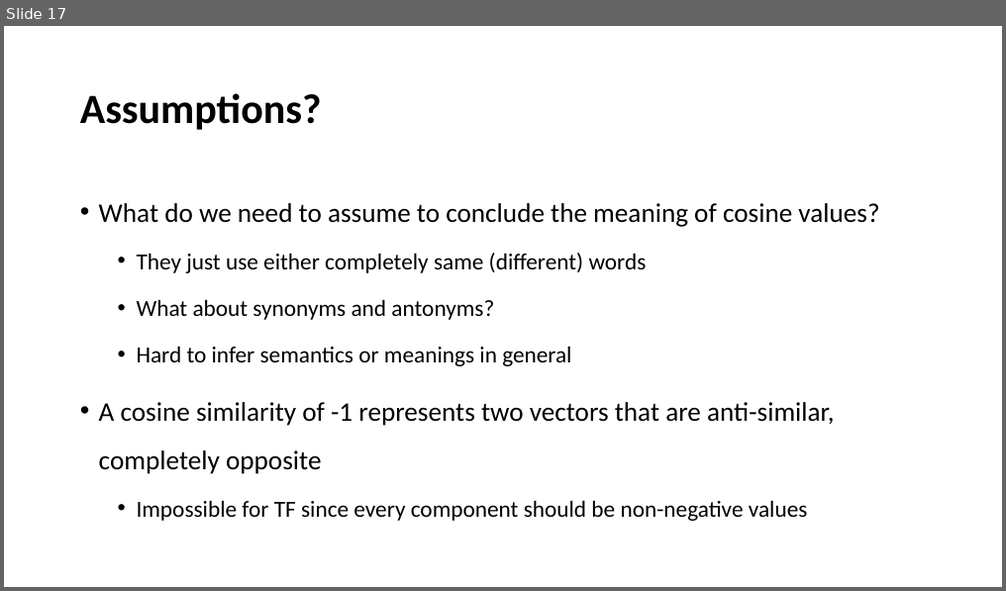
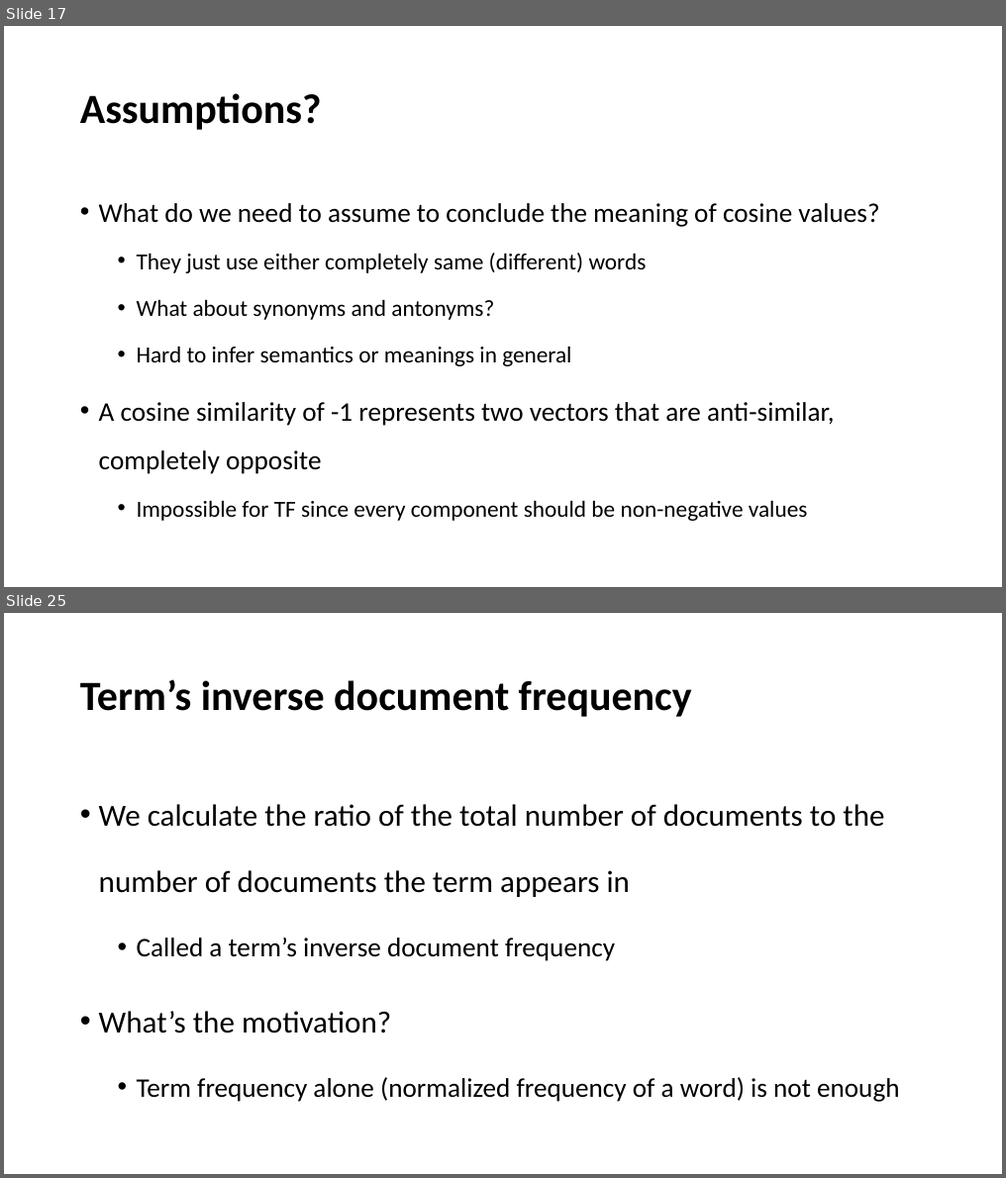
Before and after one commit to YeabinMoonEcon/BUS211, a slide deck: BUS243_NLP/lecture_notes/Lecture3.pptx. Shown one above the other, each under a label of ours: slide 17 before the commit, slides 17 and 25 after it; the slides between them are not shown. The pictures are 1006x591 and 1006x1178 pixels, drawn with LibreOffice and Linux fonts; fonts in the diff are those of the drawing. Boxes give left, top, right and bottom in pixels: in the first picture for what was removed or moved away, otherwise in the second. Text is boxed around its words. In the diff, an @@ line names an element or a change of style, - is before the commit and + after.

```diff
--- a/BUS243_NLP/lecture_notes/Lecture3.pptx
+++ b/BUS243_NLP/lecture_notes/Lecture3.pptx
@@ slide 25 added at (4, 613, 1002, 1174), background #FFFFFF @@
@@ title added at (80, 679, 692, 717), 40 pt, text #000000, bold @@
+Term’s inverse document frequency
@@ text added at (99, 804, 899, 1102), 29.6 pt, text #000000 @@
+• We calculate the ratio of the total number of documents to the number of documents the term appears in
+  • Called a term’s inverse document frequency
+• What’s the motivation?
+  • Term frequency alone (normalized frequency of a word) is not enough
```
Also in this commit, not shown: 1 slide changed, 13 other slides added, 4 other files.
